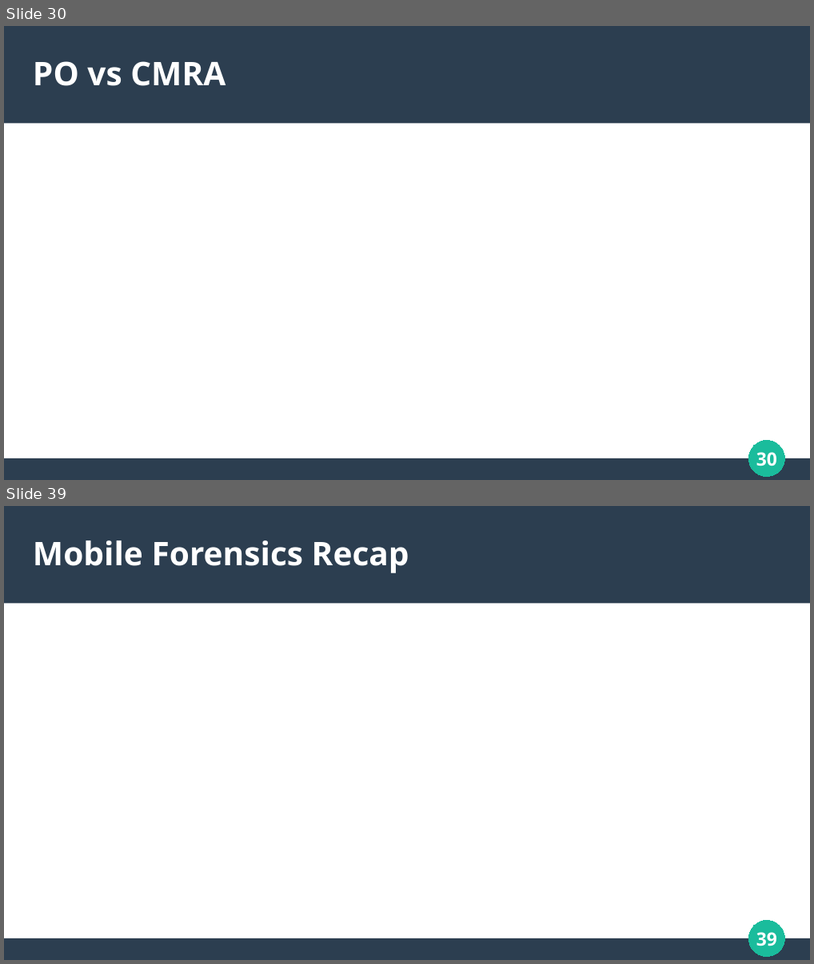
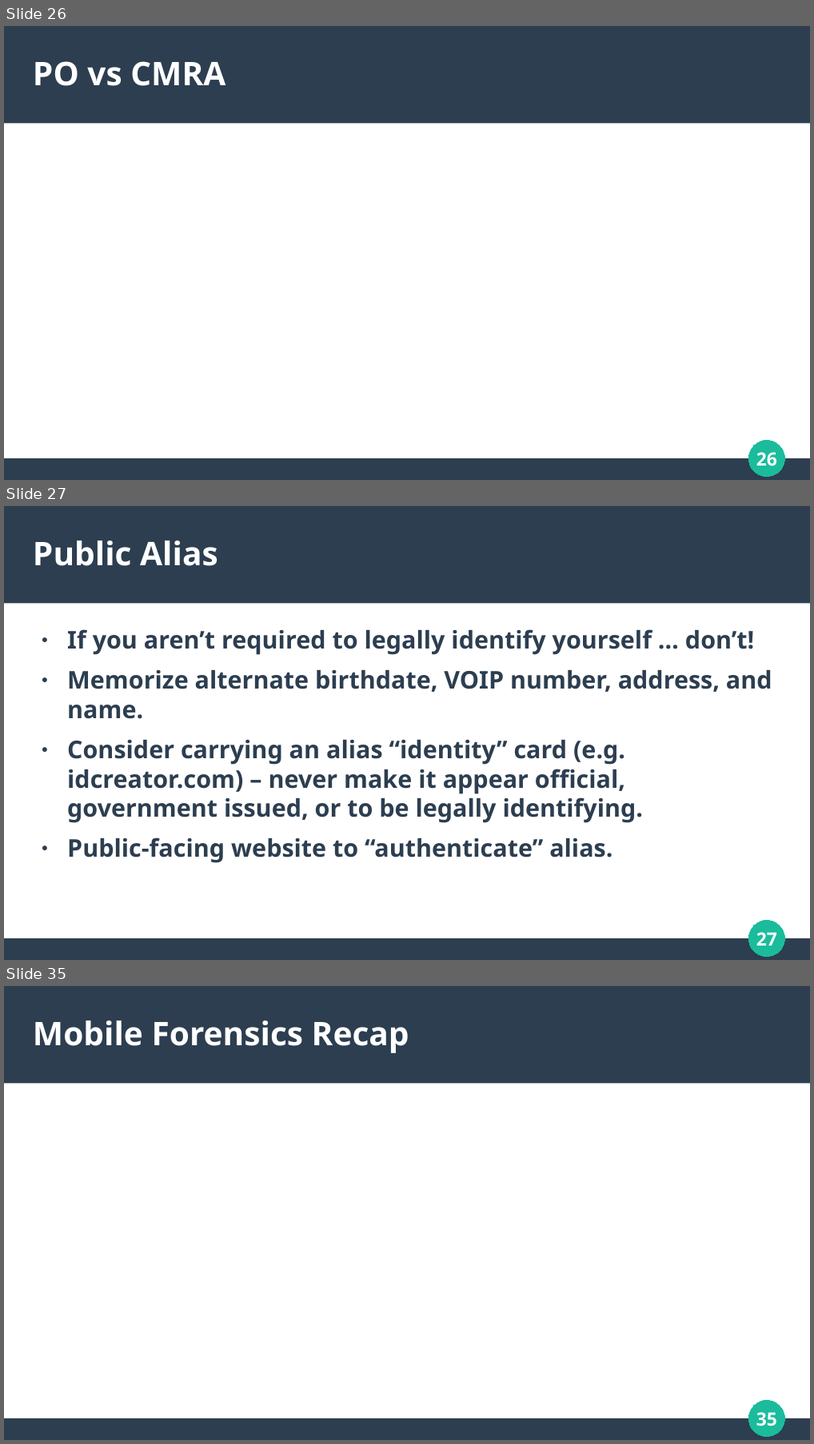
Before and after one commit to RealAsira/OwnYourOSINT, a slide deck: Own Your OSINT.odp. Shown one above the other, each under a label of ours: slides 30 and 39 before the commit, slides 26, 27 and 35 after it; the slides between them are not shown. The pictures are 814x964 and 814x1444 pixels, drawn with LibreOffice and Linux fonts; fonts in the diff are those of the drawing. Boxes give left, top, right and bottom in pixels: in the first picture for what was removed or moved away, otherwise in the second. Text is boxed around its words. In the diff, an @@ line names an element or a change of style, - is before the commit and + after.

Commit message:
Slides: 2FA, obfuscate, email, phone, alias, money, device security

```diff
--- a/Own Your OSINT.odp
+++ b/Own Your OSINT.odp
@@ slide 27 added at (4,506,810,960), background #FFFFFF; not listed: 3 template elements that a slide beside it also shows @@
@@ title added at (33,540,218,566), 32 pt, text #FFFFFF, bold @@
+Public Alias
@@ text added at (67,629,773,863), 24 pt, text #2C3E50, bold @@
+● If you aren’t required to legally identify yourself … don’t!
+● Memorize alternate birthdate, VOIP number, address, and name.
+● Consider carrying an alias “identity” card (e.g. idcreator.com) – never make it appear official, government issued, or to be legally identifying.
+● Public-facing website to “authenticate” alias.
@@ page number added at (757,932,778,945), 18 pt, text #FFFFFF, bold @@
+27
@@ what was slide 30 is now slide 26 @@
@@ page number at (757,452,778,466): text changed @@
-30
+26
@@ what was slide 39 is now slide 35 @@
@@ page number at (757,1412,778,1426): text changed @@
-39
+35
```
Also in this commit, not shown: 19 slides changed, 3 other slides added, 8 slides removed.
